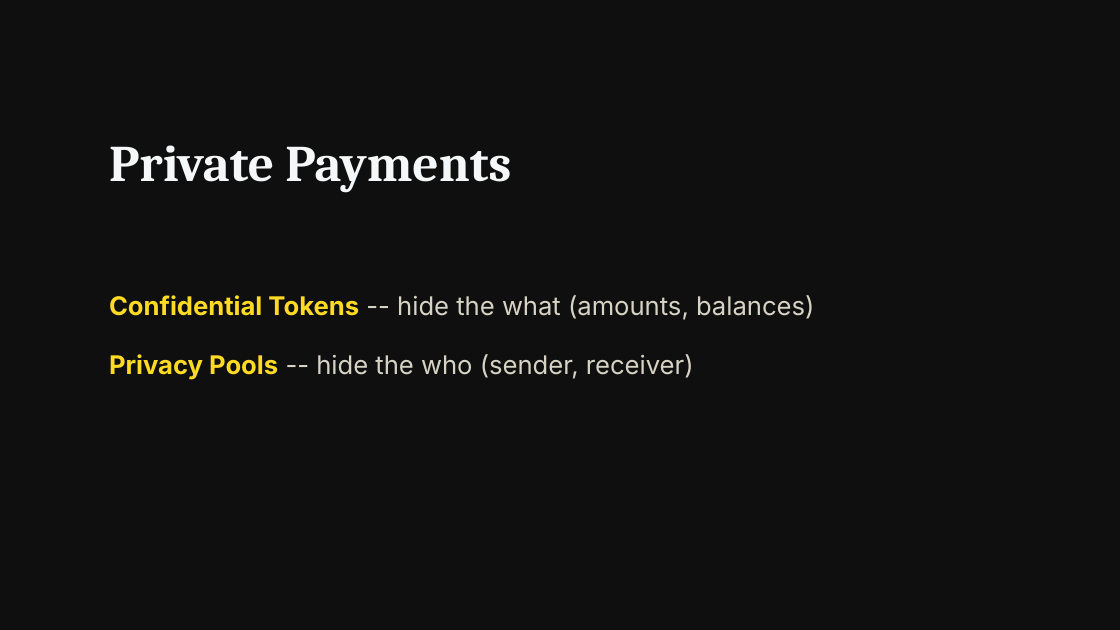
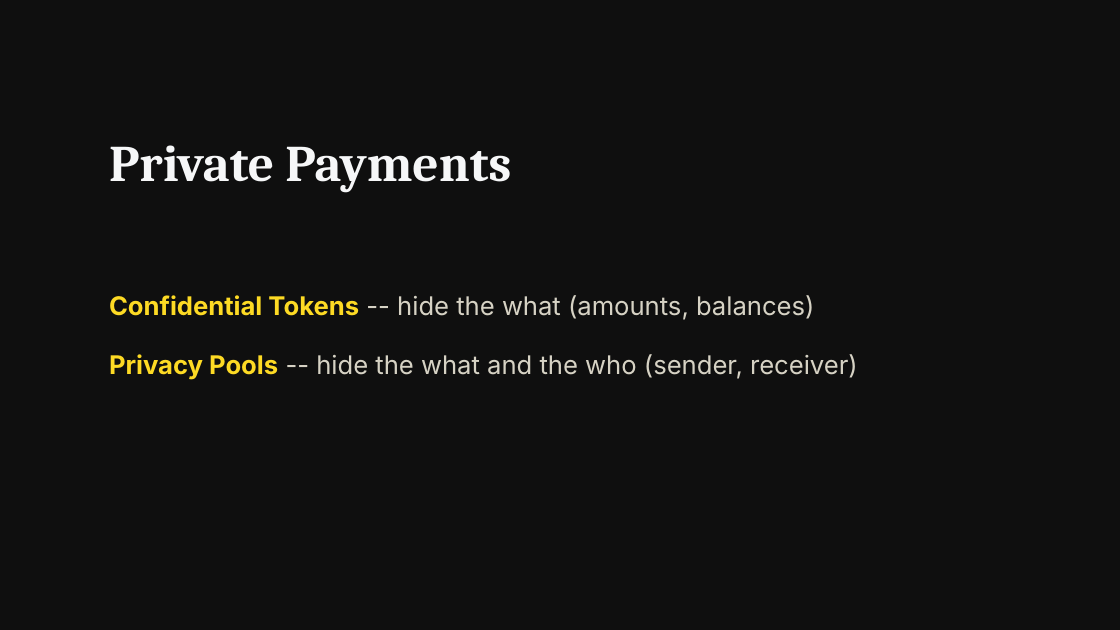
Before and after one commit to tomerweller/ethcc26-keynote-privacy, a slide deck: slide 7 of slides.pptx. Drawn at 1120x630 pixels with LibreOffice and Linux fonts; fonts in the diff are those of the drawing. Boxes give left, top, right and bottom in pixels: in the first picture for what was removed or moved away, otherwise in the second. Text is boxed around its words. In the diff, an @@ line names an element or a change of style, - is before the commit and + after.

```diff
--- a/slides.pptx
+++ b/slides.pptx
@@ text at (x1=109, y1=354, x2=858, y2=379): text changed @@
-Privacy Pools -- hide the who (sender, receiver)
+Privacy Pools -- hide the what and the who (sender, receiver)
```
Also in this commit, not shown: 1 other slide changed, 1 other file.
